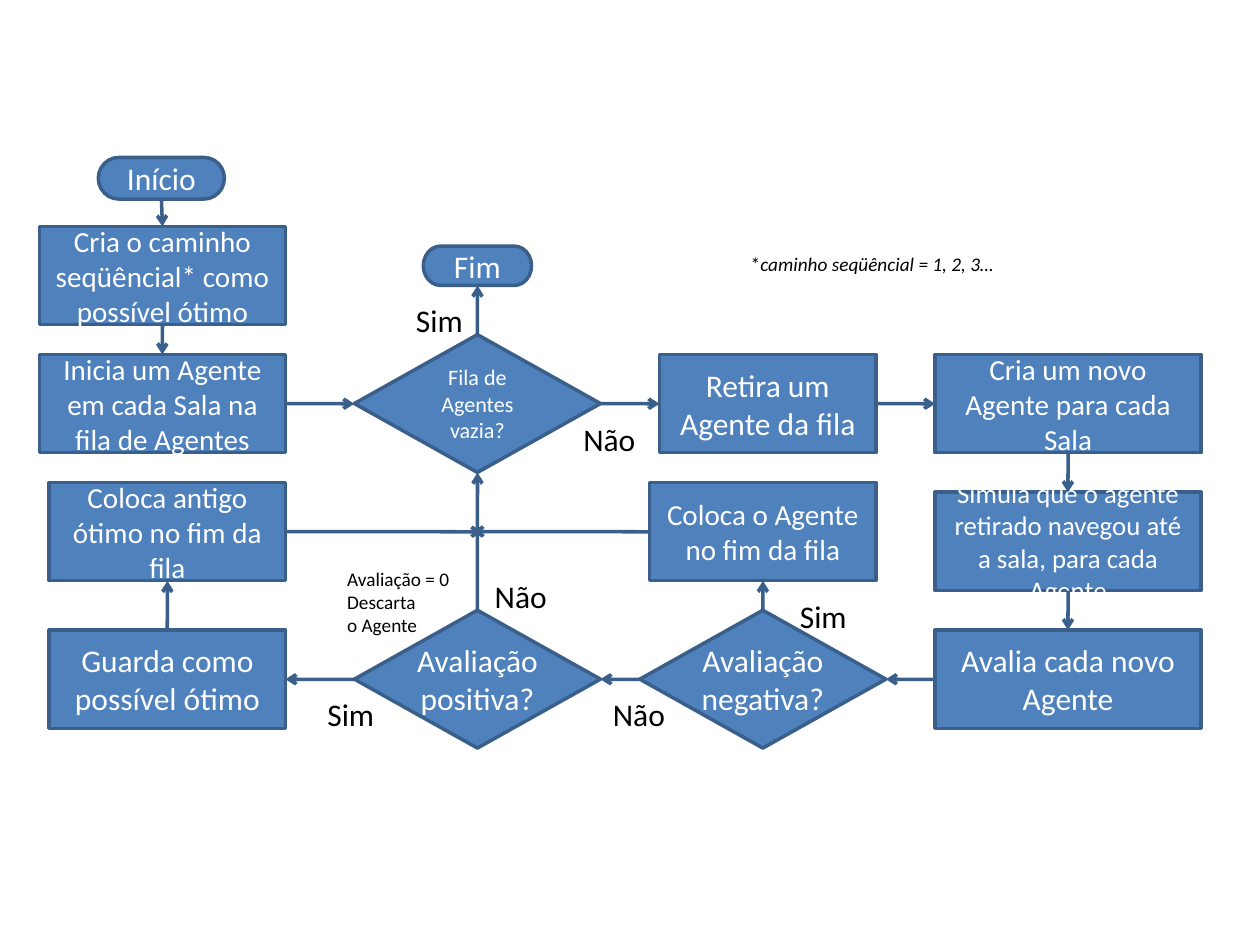
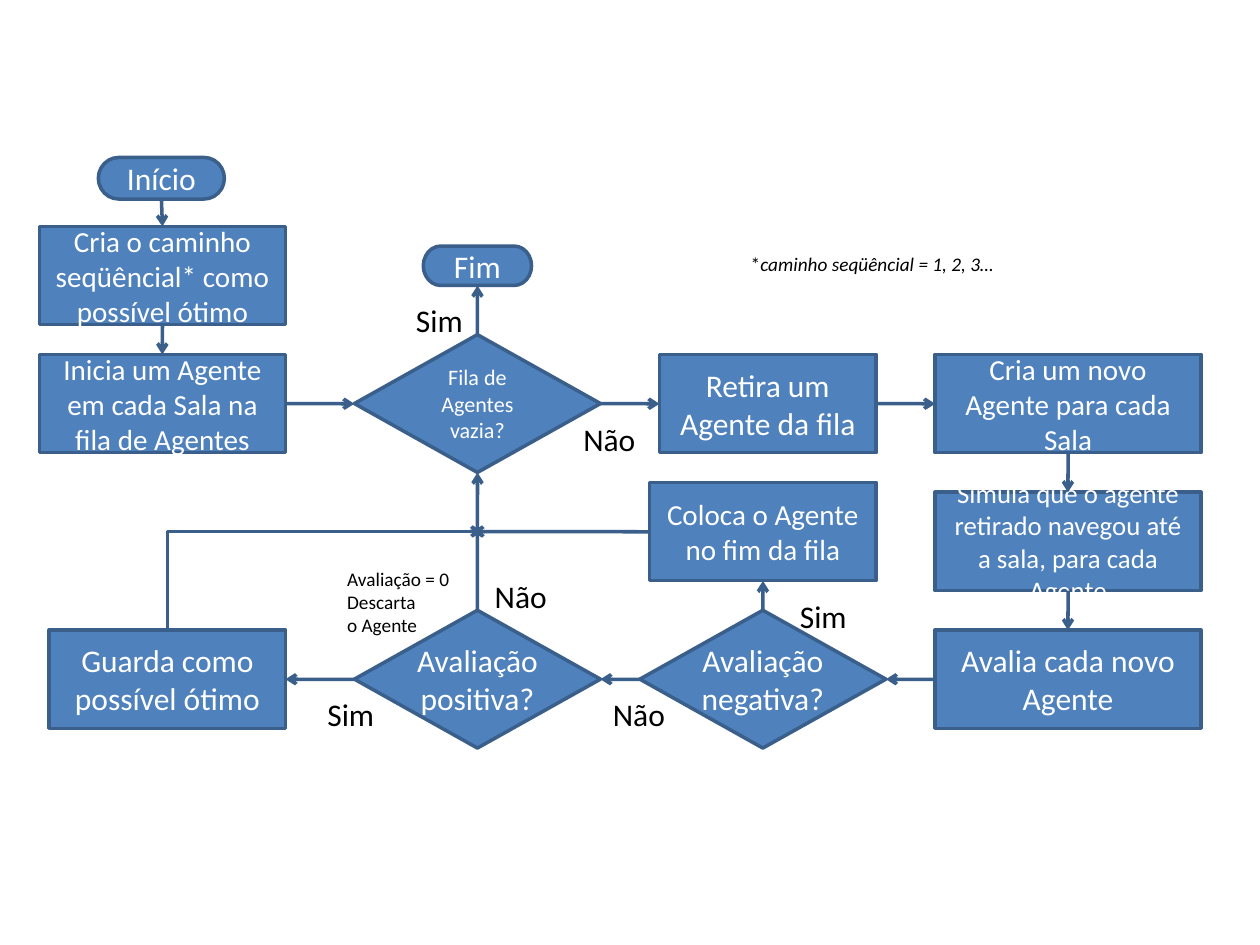
Before and after one commit to fongoses/robo2, a slide deck: slide 1 of documentos/fluxograma gerador.pptx. Drawn at 1260x945 pixels with LibreOffice and Linux fonts; fonts in the diff are those of the drawing. Boxes give left, top, right and bottom in pixels: in the first picture for what was removed or moved away, otherwise in the second. Text is boxed around its words. In the diff, an @@ line names an element or a change of style, - is before the commit and + after.

```diff
--- a/documentos/fluxograma gerador.pptx
+++ b/documentos/fluxograma gerador.pptx
@@ rectangle removed at (49, 483, 286, 581) @@
-Coloca antigo ótimo no fim da fila
@@ elbow arrow added from (168, 630) to (483, 532), #3A5F8C 2 pt @@
@@ arrow removed from (286, 532) to (483, 532) @@
@@ arrow removed from (168, 630) to (168, 581) @@
```
Also in this commit, not shown: 4 other files.
